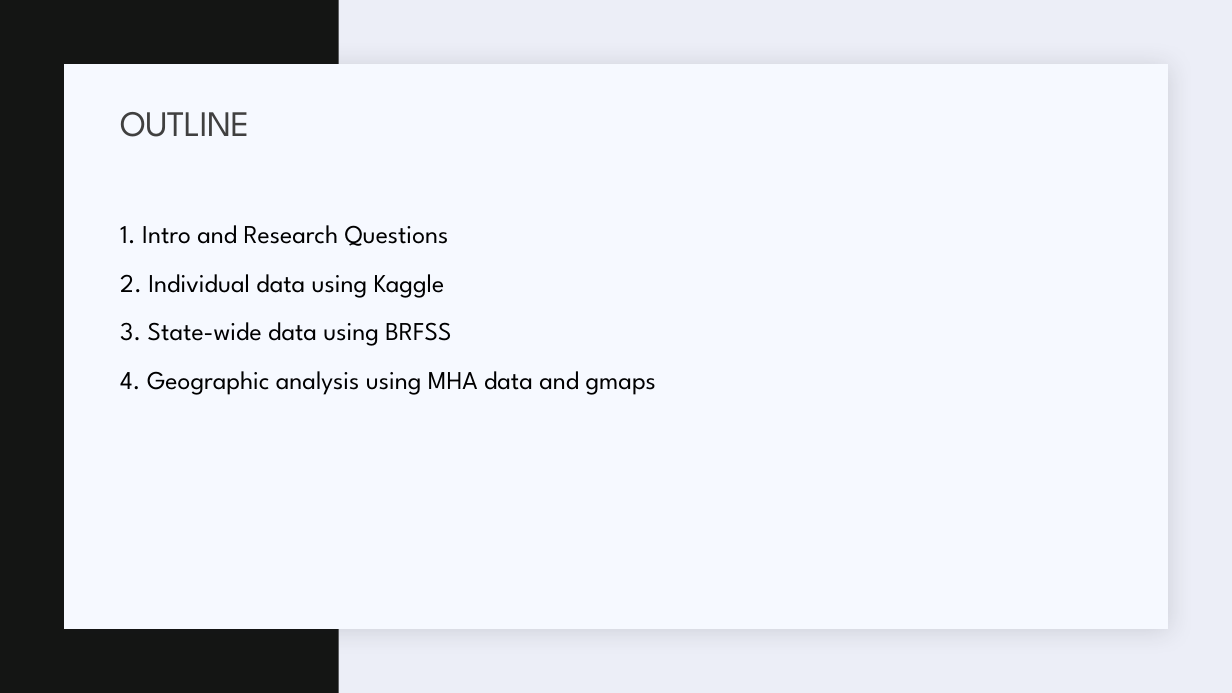
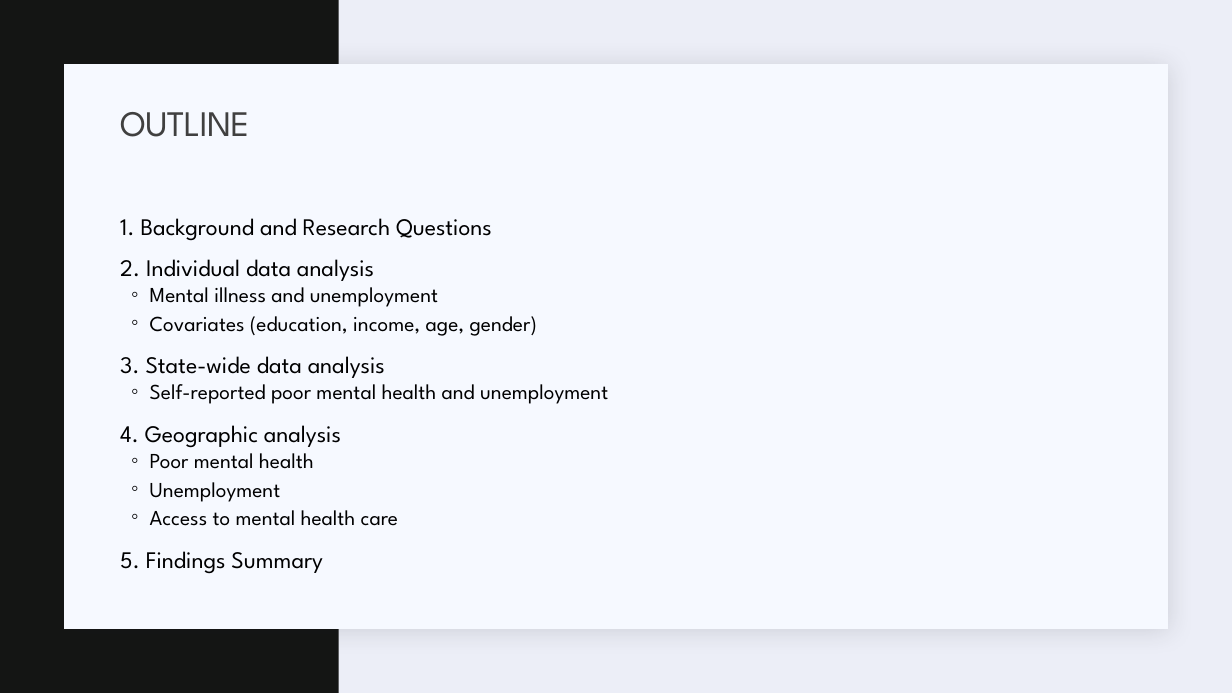
Before and after one commit to hehill/Project1_Team3, a slide deck: slide 2 of Presentation/Presentation_draft.pptx. Drawn at 1232x693 pixels with LibreOffice and Linux fonts; fonts in the diff are those of the drawing. Boxes give left, top, right and bottom in pixels: in the first picture for what was removed or moved away, otherwise in the second. Text is boxed around its words. In the diff, an @@ line names an element or a change of style, - is before the commit and + after.

```diff
--- a/Presentation/Presentation_draft.pptx
+++ b/Presentation/Presentation_draft.pptx
@@ text at box(120, 218, 608, 574): text changed; size 20 to 16.6 pt @@
-  1. Intro and Research Questions
-  2. Individual data using Kaggle
-  3. State-wide data using BRFSS
-  4. Geographic analysis using MHA data and gmaps
+  1. Background and Research Questions
+  2. Individual data analysis
+  ◦ Mental illness and unemployment
+  ◦ Covariates (education, income, age, gender)
+  3. State-wide data analysis
+  ◦ Self-reported poor mental health and unemployment
+  4. Geographic analysis
+  ◦ Poor mental health
+  ◦ Unemployment
+  ◦ Access to mental health care
+  5. Findings Summary
```
Also in this commit, not shown: 2 other slides changed, 1 slide added, 1 slide removed, 5 other files.
